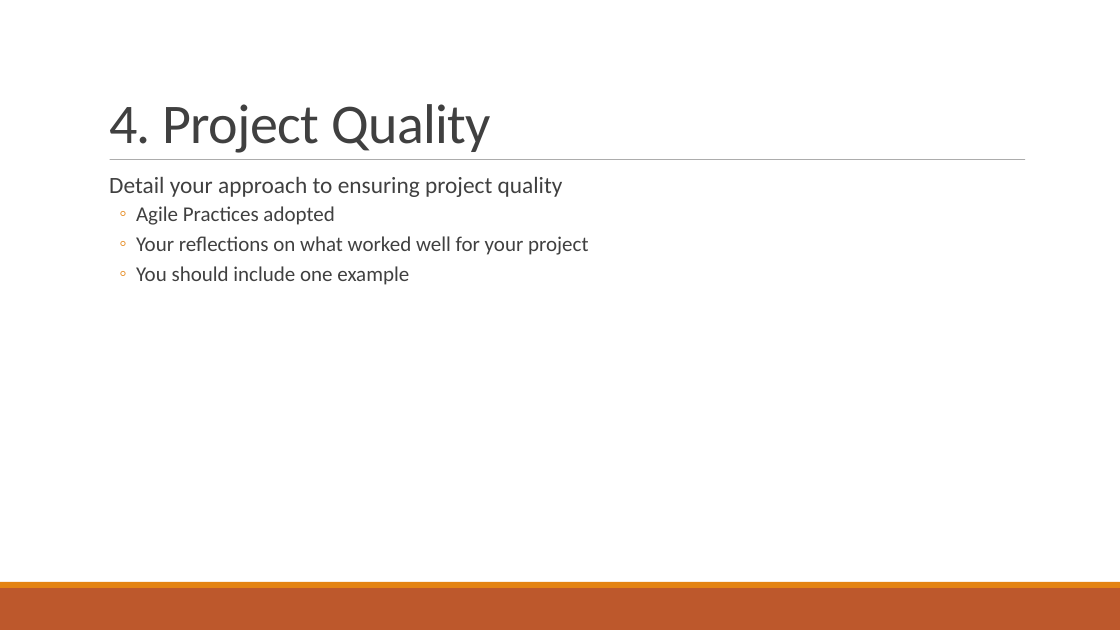
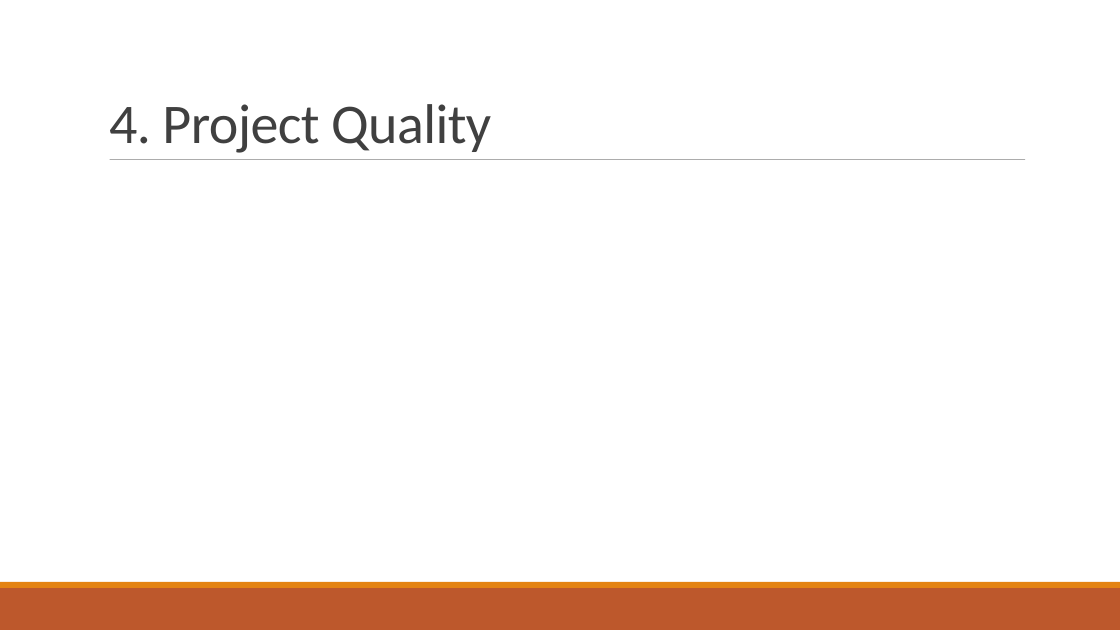
Before and after one commit to LagMechanic/CAB302_WIP, a slide deck: slide 7 of Documents/Presentation.pptx (slide 5 before the commit). Drawn at 1120x630 pixels with LibreOffice and Linux fonts; fonts in the diff are those of the drawing. Boxes give left, top, right and bottom in pixels: in the first picture for what was removed or moved away, otherwise in the second. Text is boxed around its words. In the diff, an @@ line names an element or a change of style, - is before the commit and + after.

```diff
--- a/Documents/Presentation.pptx
+++ b/Documents/Presentation.pptx
@@ text removed at box(109, 177, 588, 285) @@
-  Detail your approach to ensuring project quality
-  ◦ Agile Practices adopted
-  ◦ Your reflections on what worked well for your project
-  ◦ You should include one example
```
Also in this commit, not shown: 5 other slides changed, 3 slides added, 1 slide removed.
